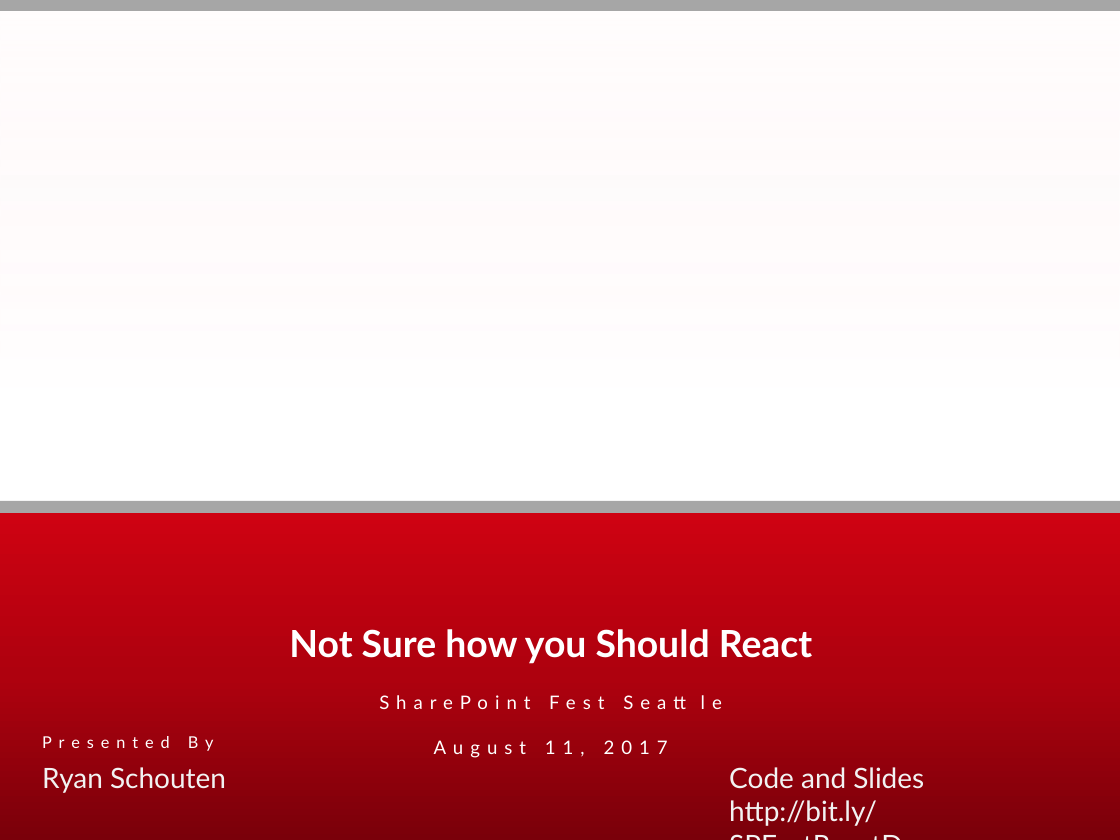
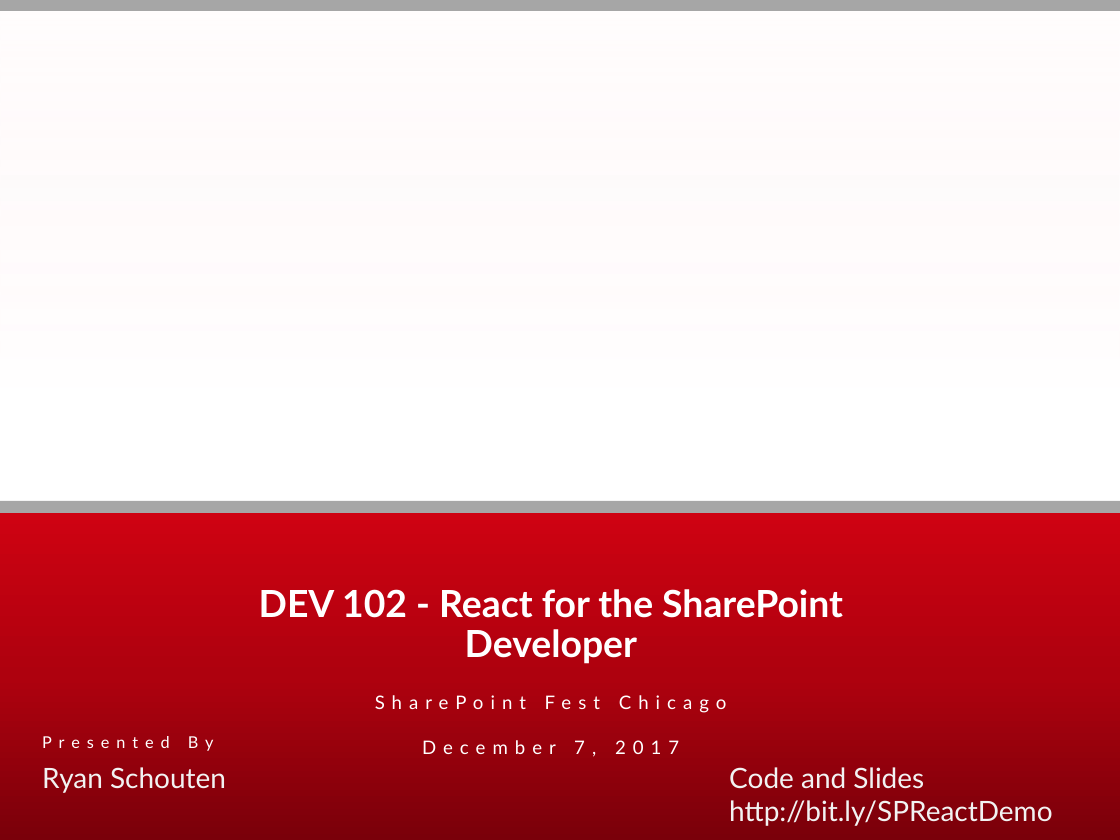
Before and after one commit to sharepointknight/react-demo, a slide deck: slide 1 of Not sure how you should REACT.pptx. Drawn at 1120x840 pixels with LibreOffice and Linux fonts; fonts in the diff are those of the drawing; background and template pictures are left out. Boxes give left, top, right and bottom in pixels: in the first picture for what was removed or moved away, otherwise in the second. Text is boxed around its words. In the diff, an @@ line names an element or a change of style, - is before the commit and + after.

Commit message:
Updated slide deck

```diff
--- a/Not sure how you should REACT.pptx
+++ b/Not sure how you should REACT.pptx
@@ title at [259, 589, 843, 664]: text changed @@
-Not Sure how you Should React
+DEV 102 - React for the SharePoint Developer
@@ subtitle at [375, 695, 679, 757]: text changed @@
-SharePoint Fest Seattle
-August 11, 2017
+SharePoint Fest Chicago
+December 7, 2017
@@ text at [729, 800, 1052, 826]: text changed @@
-http://bit.ly/SPFestReactDemo
+http://bit.ly/SPReactDemo
```
Also in this commit, not shown: 4 other slides changed, 1 slide added, 1 slide removed.
